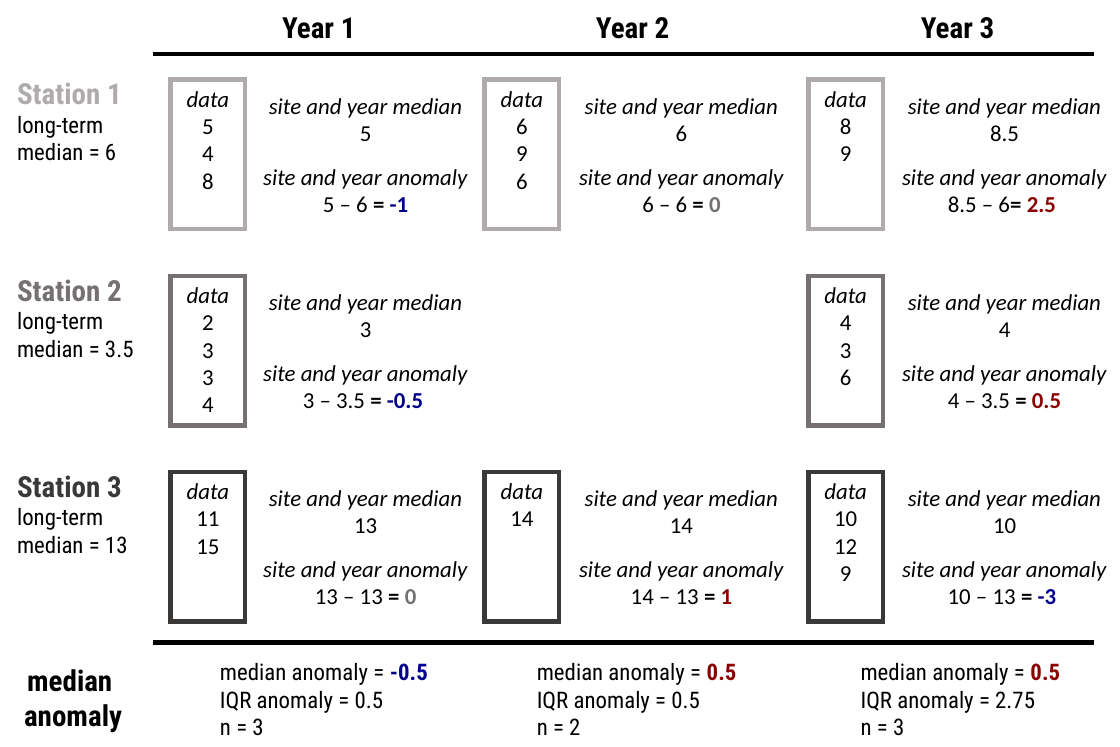
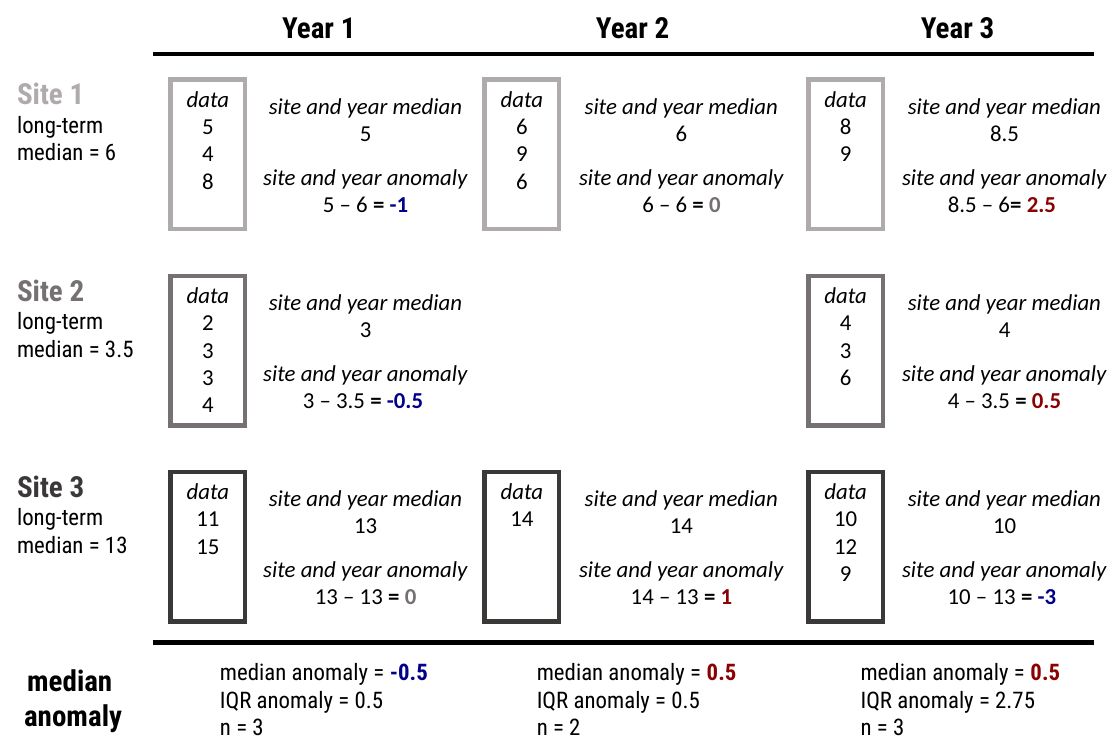
Before and after one commit to USEPA/ri_wq_trends, a slide deck: slide 1 of figures/anomaly_schematic.pptx. Drawn at 1120x747 pixels with LibreOffice and Linux fonts; fonts in the diff are those of the drawing. Boxes give left, top, right and bottom in pixels: in the first picture for what was removed or moved away, otherwise in the second. Text is boxed around its words. In the diff, an @@ line names an element or a change of style, - is before the commit and + after.

```diff
--- a/figures/anomaly_schematic.pptx
+++ b/figures/anomaly_schematic.pptx
@@ text at [17, 83, 85, 104]: text changed @@
-Station 1
+Site 1
@@ text at [17, 279, 85, 301]: text changed @@
-Station 2
+Site 2
@@ text at [17, 475, 85, 498]: text changed @@
-Station 3
+Site 3
```
Also in this commit, not shown: 9 other files.
